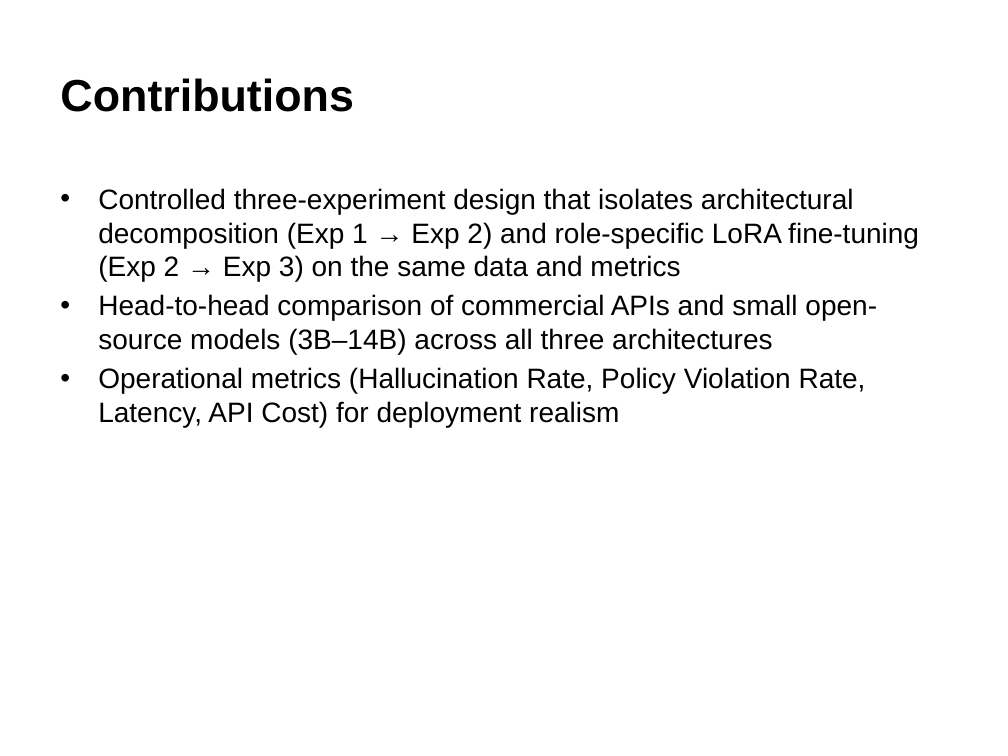
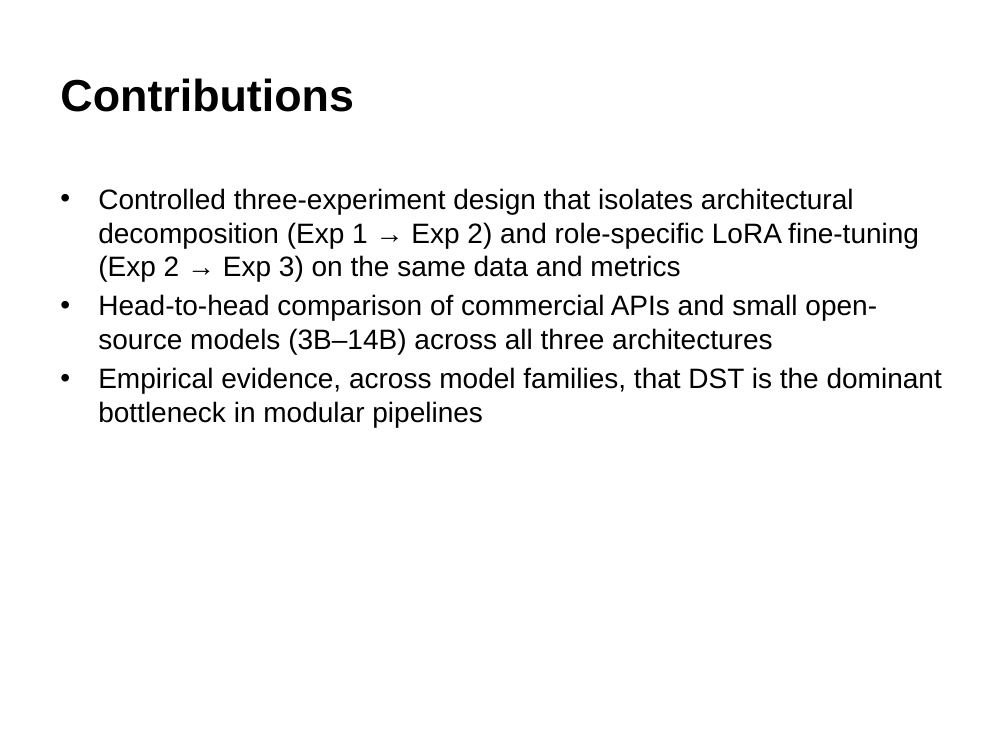
Before and after one commit to GiX007/mlp4cs, a slide deck: slide 17 of docs/presentation.pptx. Drawn at 1008x756 pixels with LibreOffice and Linux fonts; fonts in the diff are those of the drawing. Boxes give left, top, right and bottom in pixels: in the first picture for what was removed or moved away, otherwise in the second. Text is boxed around its words. In the diff, an @@ line names an element or a change of style, - is before the commit and + after.

```diff
--- a/docs/presentation.pptx
+++ b/docs/presentation.pptx
@@ text at (98,367,942,427): text changed @@
-• Operational metrics (Hallucination Rate, Policy Violation Rate, Latency, API Cost) for deployment realism
+• Empirical evidence, across model families, that DST is the dominant bottleneck in modular pipelines
```
Also in this commit, not shown: 1 other slide changed.
